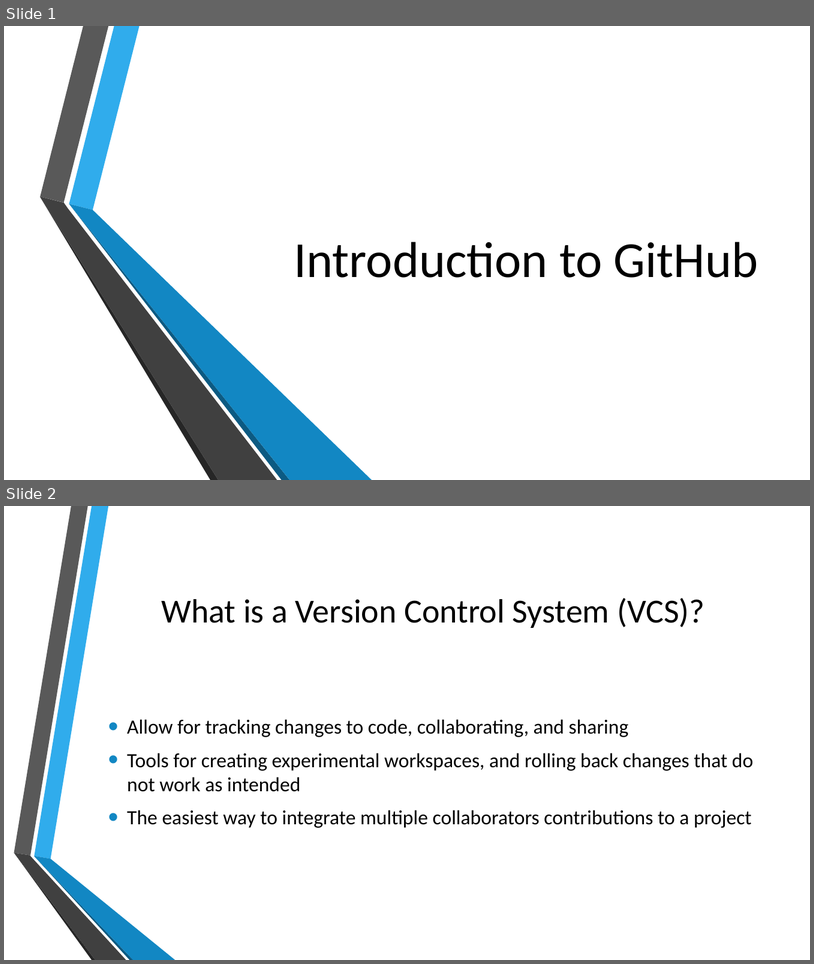
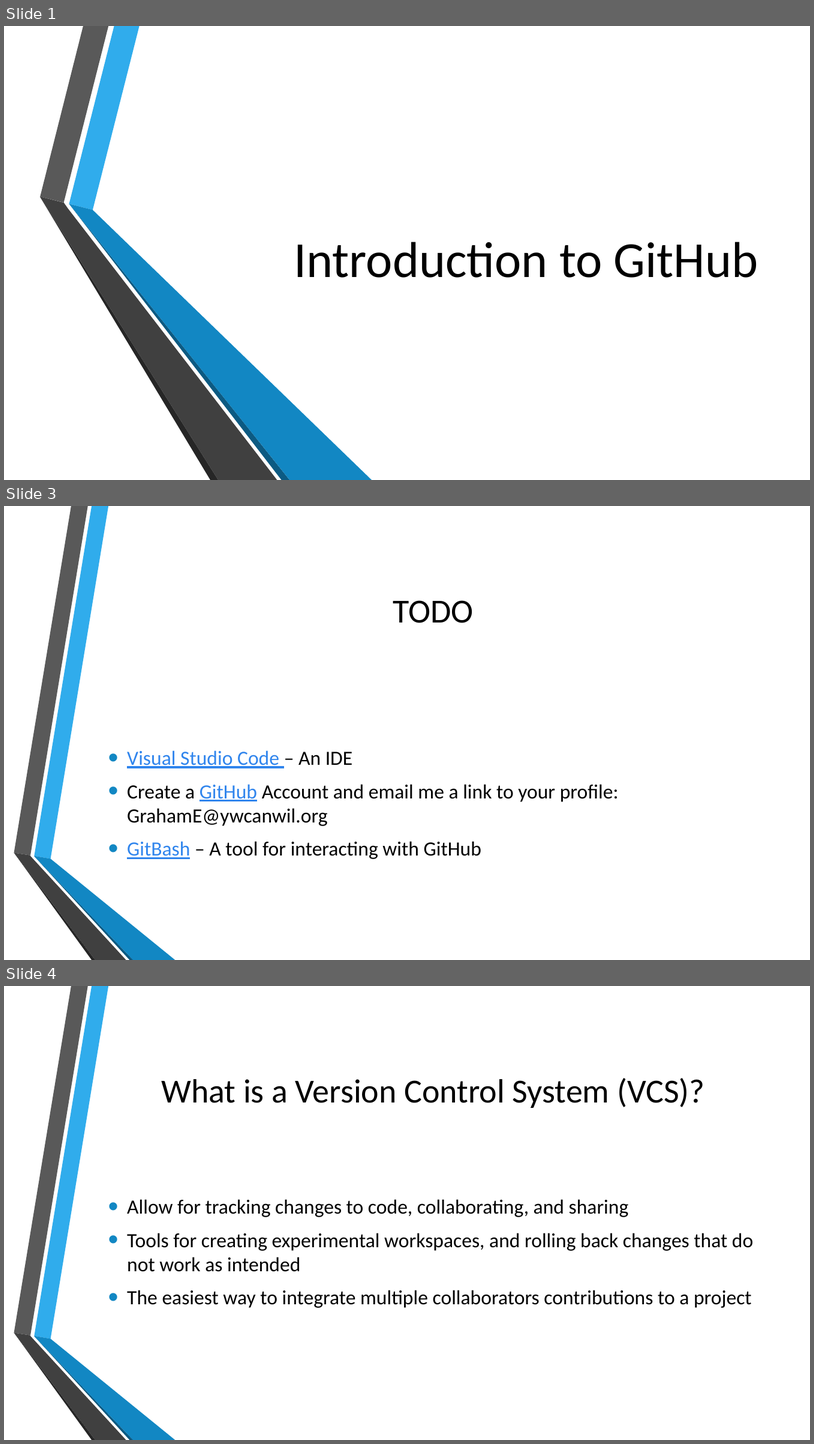
Before and after one commit to YWCANWIL-TechLab/Introduction-to-GitHub, a slide deck: Introduction to GitHub.pptx. Shown one above the other, each under a label of ours: slides 1 and 2 before the commit, slides 1, 3 and 4 after it; the slides between them are not shown. The pictures are 814x964 and 814x1444 pixels, drawn with LibreOffice and Linux fonts; fonts in the diff are those of the drawing; background and template pictures are left out. Boxes give left, top, right and bottom in pixels: in the first picture for what was removed or moved away, otherwise in the second. Text is boxed around its words. In the diff, an @@ line names an element or a change of style, - is before the commit and + after.

Commit message:
Added TODO Slide

```diff
--- a/Introduction to GitHub.pptx
+++ b/Introduction to GitHub.pptx
@@ slide 3 added at bbox=[4, 506, 810, 960], background picture (left out); not listed: 6 template elements that a slide beside it also shows @@
@@ title added at bbox=[393, 600, 474, 623], 40 pt, text #000000 @@
+TODO
@@ text added at bbox=[127, 750, 619, 859], 24 pt, text #000000 @@
+• Visual Studio Code – An IDE
+• Create a GitHub Account and email me a link to your profile: GrahamE@ywcanwil.org
+• GitBash – A tool for interacting with GitHub
@@ what was slide 2 is now slide 4 @@
```
Also in this commit, not shown: 1 other slide added.
